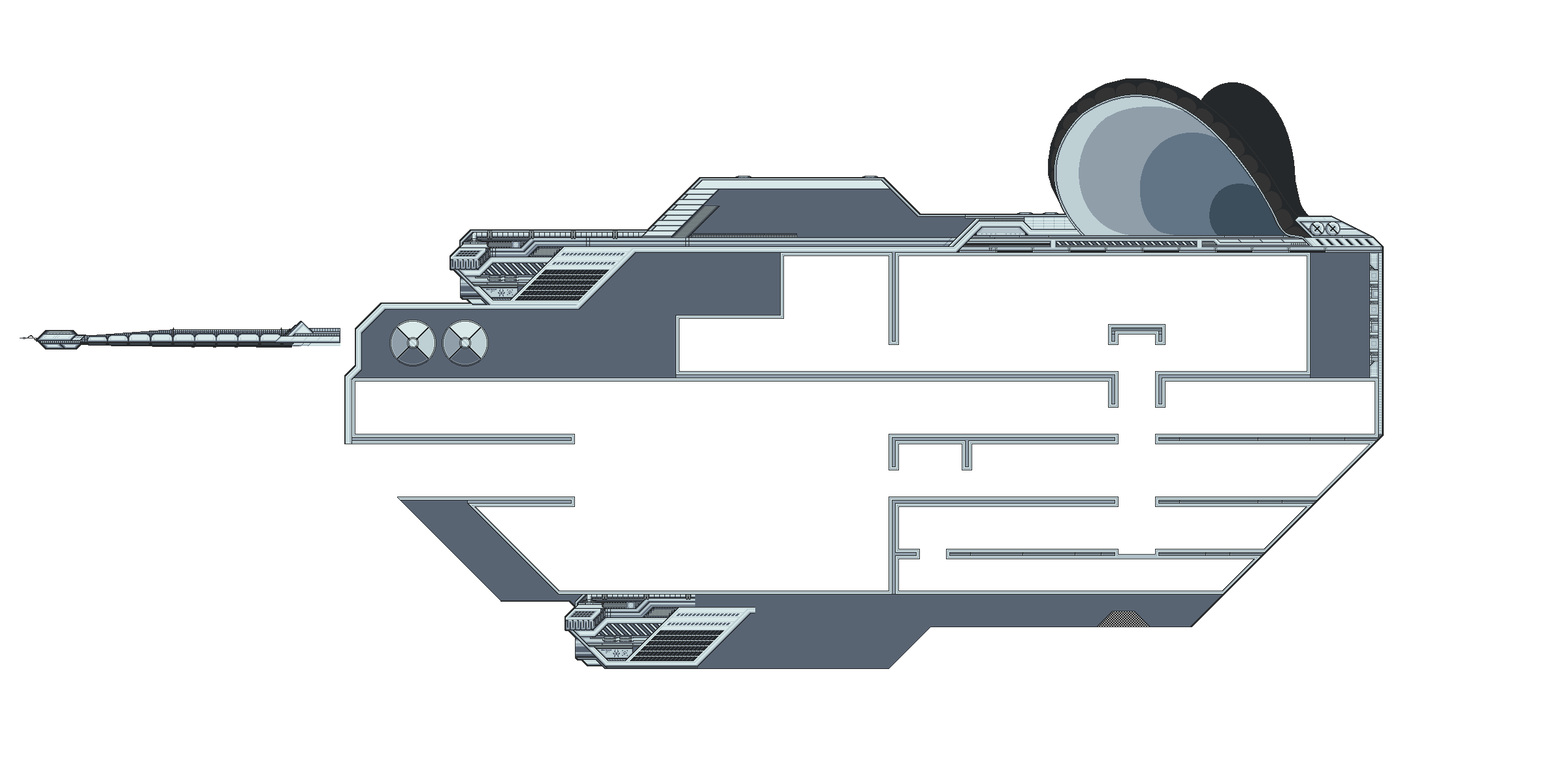
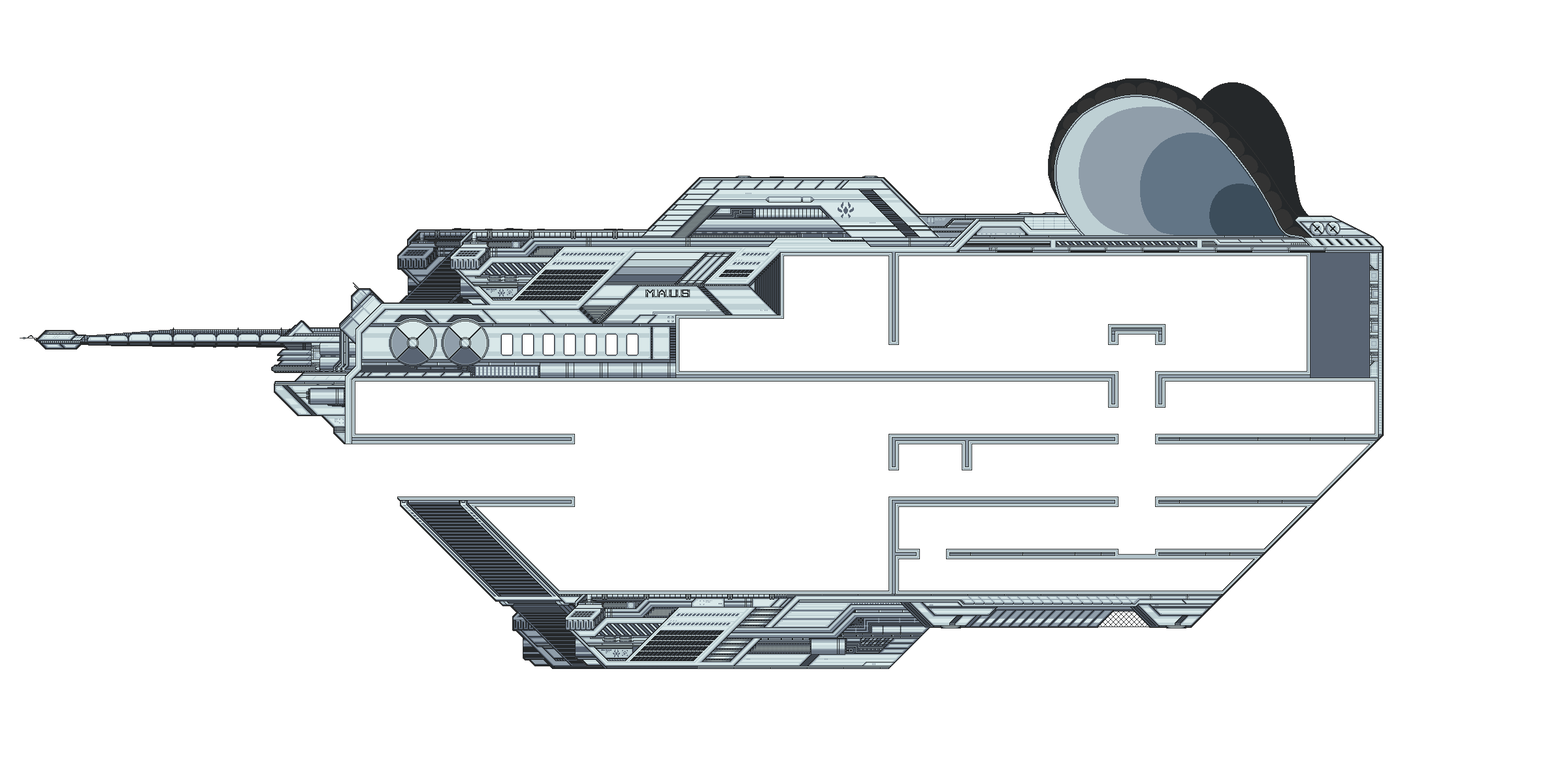
Two versions of the same layered image (1568x784). Layer-by-layer changes:
removed layer "greebles" from group "Set to 100% opacity for FB and 50% for lit" over [237, 176, 1222, 670]
added group "Layer Group" with 7 layers in group "Set to 100% opacity for FB and 50% for lit" over [237, 176, 1222, 670]
added layer "GLASS SHINE" (10%) in group "Layer Group" over [501, 334, 638, 355]
added layer "MAUS" (95%) in group "Layer Group" over [645, 289, 690, 298]
added layer "GREEBLES" in group "Layer Group" over [237, 176, 1222, 670]
added layer "BG BRIDGE 2" in group "Layer Group" over [397, 247, 471, 304]
added layer "BG ENGINE 2" in group "Layer Group" over [397, 228, 523, 304]
added layer "BG BRIDGE" in group "Layer Group" over [508, 603, 587, 667]
added layer "BG ENGINE" in group "Layer Group" over [503, 591, 613, 670]